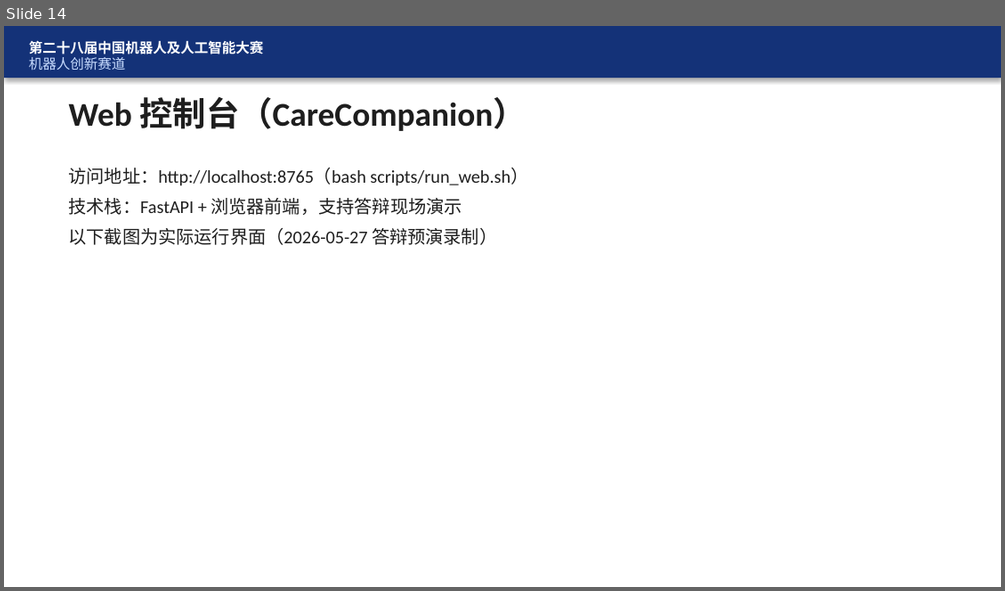
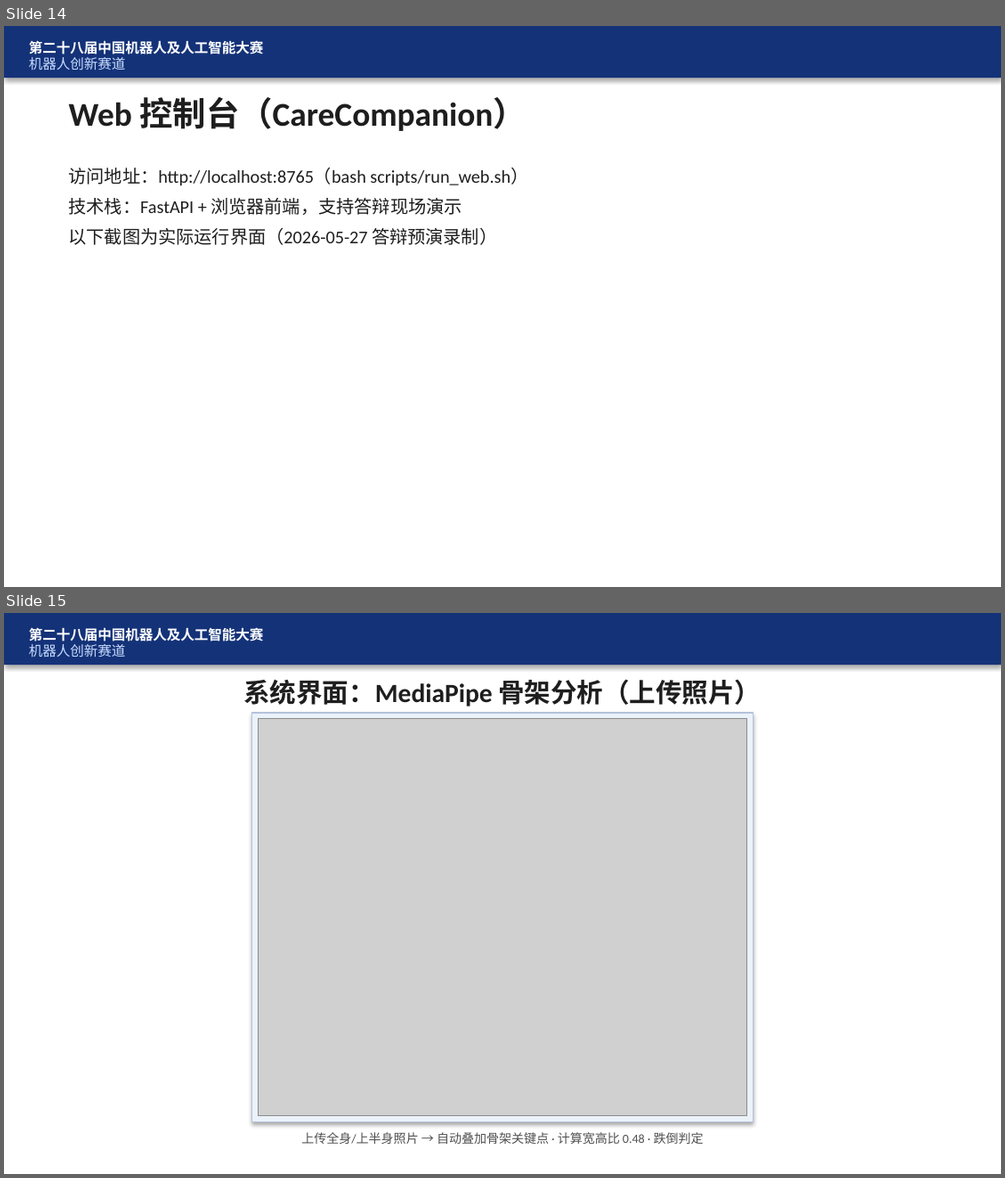
Before and after one commit to FBB123571/ElderCare-Humanoid-Platform, a slide deck: docs/答辩_CareCompanion.pptx. Shown one above the other, each under a label of ours: slide 14 before the commit, slides 14 and 15 after it. The pictures are 1005x591 and 1005x1178 pixels, drawn with LibreOffice and Linux fonts; fonts in the diff are those of the drawing; grey boxes stand for pictures. Boxes give left, top, right and bottom in pixels: in the first picture for what was removed or moved away, otherwise in the second. Text is boxed around its words. In the diff, an @@ line names an element or a change of style, - is before the commit and + after.

Commit message:
docs: add MediaPipe pose screenshot to defense PPT
Embed skeleton analysis UI capture and add web「保存骨架图」plus
export_pose_image.py for full-resolution annotated exports.

```diff
--- a/docs/答辩_CareCompanion.pptx
+++ b/docs/答辩_CareCompanion.pptx
@@ slide 15 added at (4,613,1001,1174), background #FFFFFF @@
@@ rectangle added at (4,613,1001,665), fill #143278 @@
@@ text added at (29,627,264,657), 10 pt, text #FFFFFF, bold @@
+第二十八届中国机器人及人工智能大赛
+机器人创新赛道
@@ text added at (244,679,761,706), 19 pt, text #1E1E1E, bold @@
+系统界面：MediaPipe 骨架分析（上传照片）
@@ rectangle added at (252,713,752,1121), fill #EBF2FA, outline #B4C3DC 0.75 pt @@
@@ picture added at (259,719,746,1115) @@
@@ text added at (301,1132,704,1143), 9 pt, text #505050 @@
+上传全身/上半身照片 → 自动叠加骨架关键点 · 计算宽高比 0.48 · 跌倒判定
```
Also in this commit, not shown: 6 other files.
